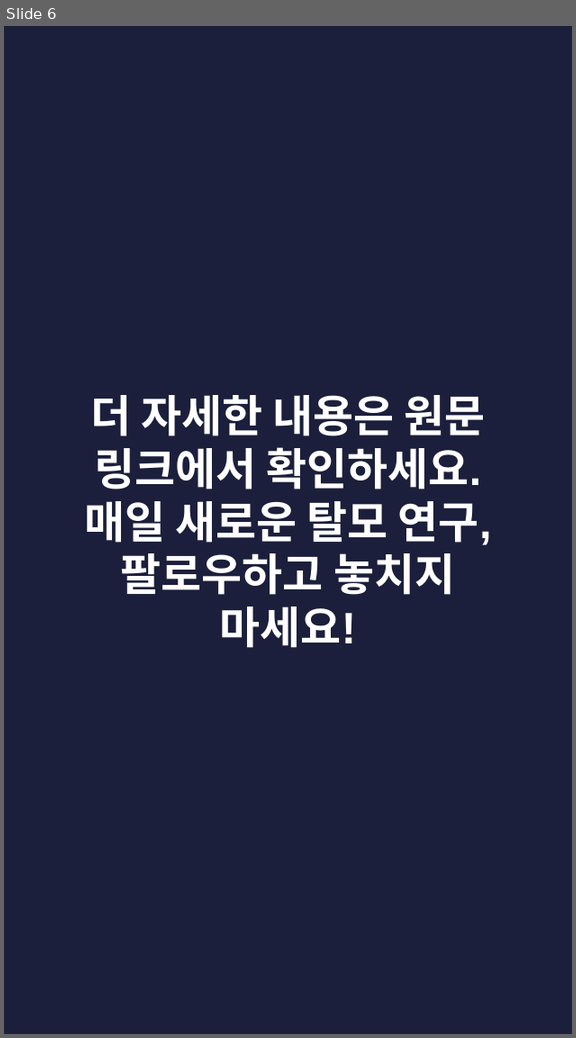
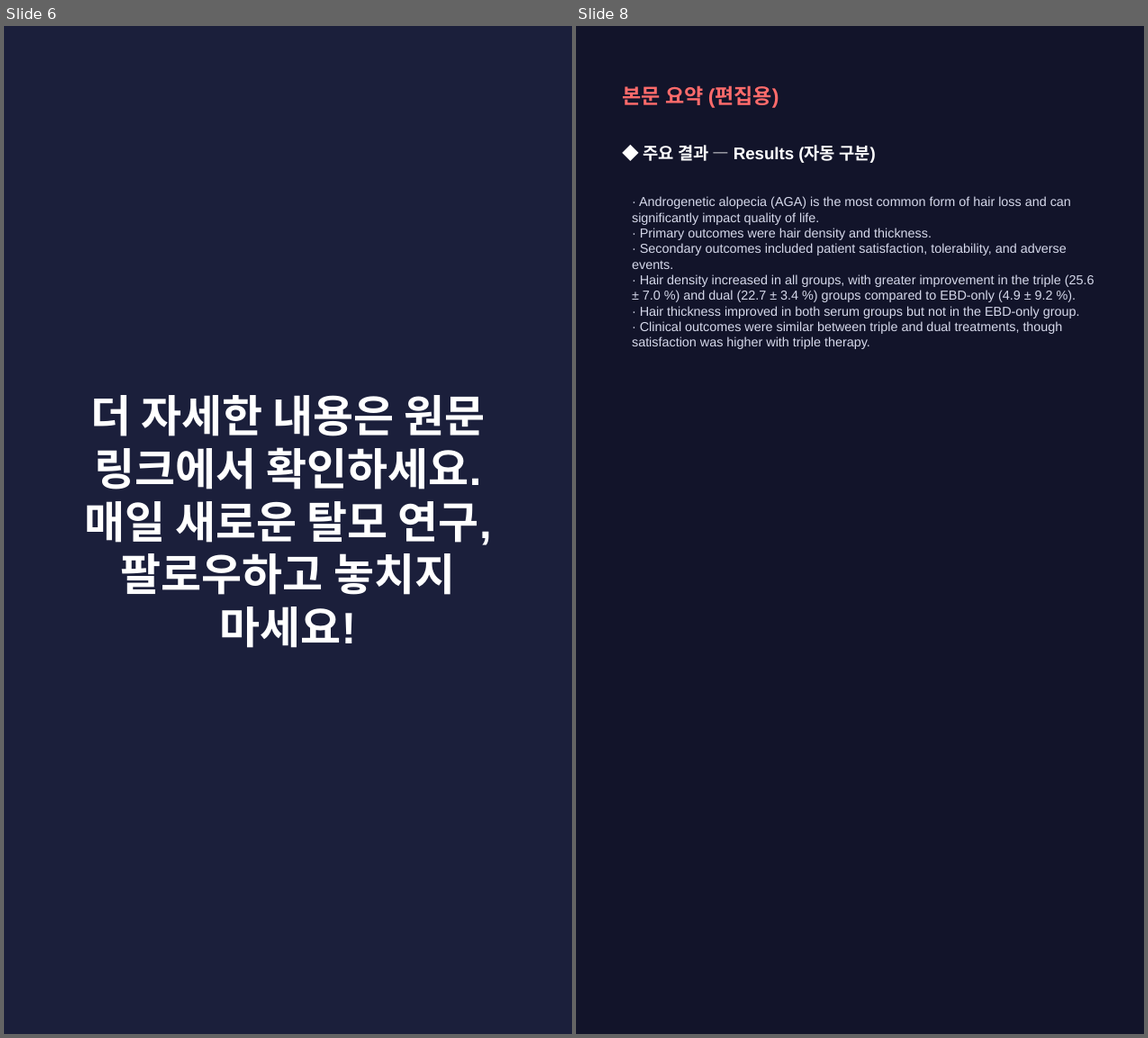
Before and after one commit to hyokang2010-BJ-ANTH/product-builder-test, a slide deck: pwa/data/latest/slides.pptx. Shown side by side, each under a label of ours: slide 6 before the commit, slides 6 and 8 after it; the slides between them are not shown. The pictures are 576x1038 and 1148x1038 pixels, drawn with LibreOffice and Linux fonts; fonts in the diff are those of the drawing. Boxes give left, top, right and bottom in pixels: in the first picture for what was removed or moved away, otherwise in the second. Text is boxed around its words. In the diff, an @@ line names an element or a change of style, - is before the commit and + after.

```diff
--- a/pwa/data/latest/slides.pptx
+++ b/pwa/data/latest/slides.pptx
@@ slide 8 added at (576,26,1144,1034), background #12142A @@
@@ text added at (623,85,779,108), 16 pt, text #FF6B6B, bold @@
+본문 요약 (편집용)
@@ text added at (644,145,876,163), 13 pt, text #FFFFFF, bold @@
+◆ 주요 결과 — Results (자동 구분)
@@ text added at (632,196,1094,349), 10 pt, text #D5D8EA @@
+· Androgenetic alopecia (AGA) is the most common form of hair loss and can significantly impact quality of life.
+· Primary outcomes were hair density and thickness.
+· Secondary outcomes included patient satisfaction, tolerability, and adverse events.
+· Hair density increased in all groups, with greater improvement in the triple (25.6 ± 7.0 %) and dual (22.7 ± 3.4 %) groups compared to EBD-only (4.9 ± 9.2 %).
+· Hair thickness improved in both serum groups but not in the EBD-only group.
+· Clinical outcomes were similar between triple and dual treatments, though satisfaction was higher with triple therapy.
```
Also in this commit, not shown: 2 slides changed, 4 other slides added, 4 slides removed, 26 other files.
